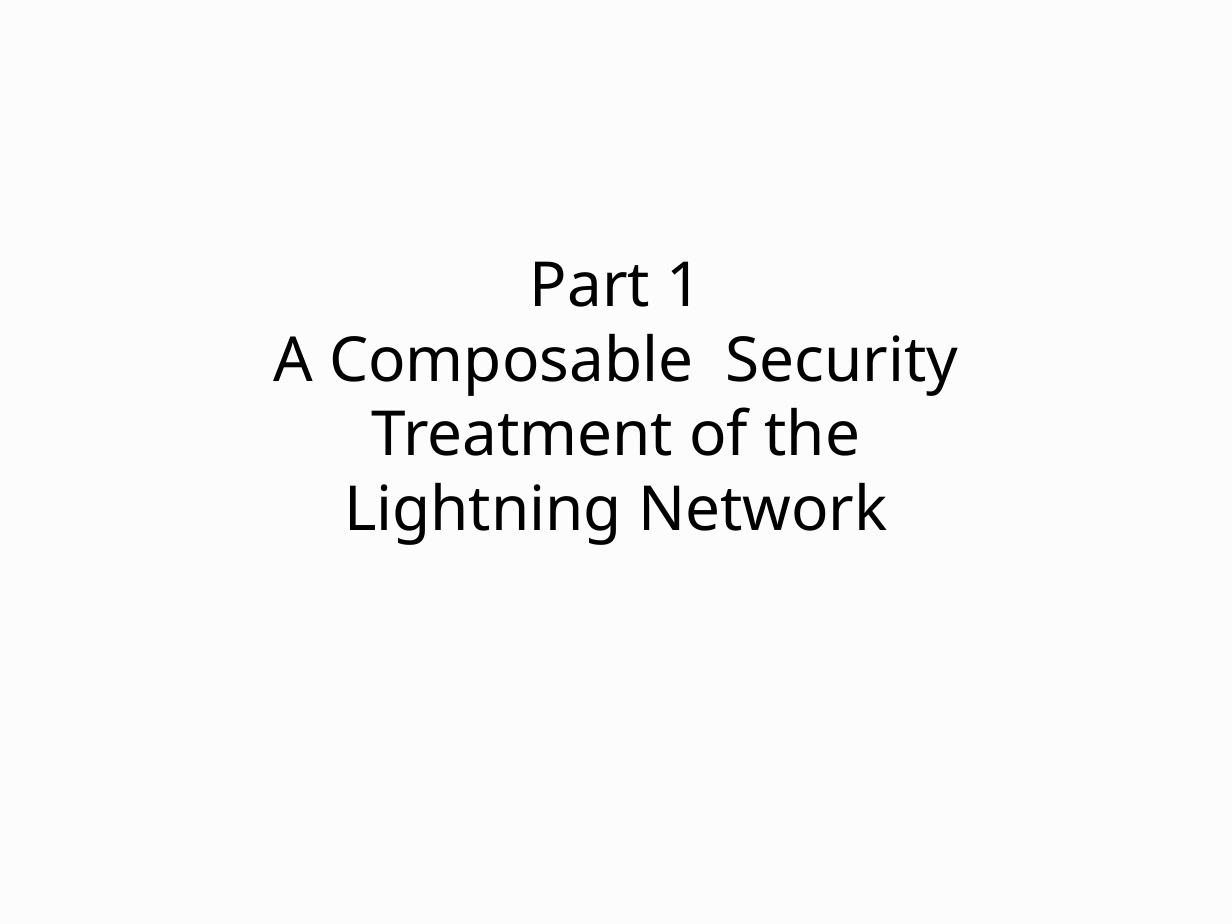
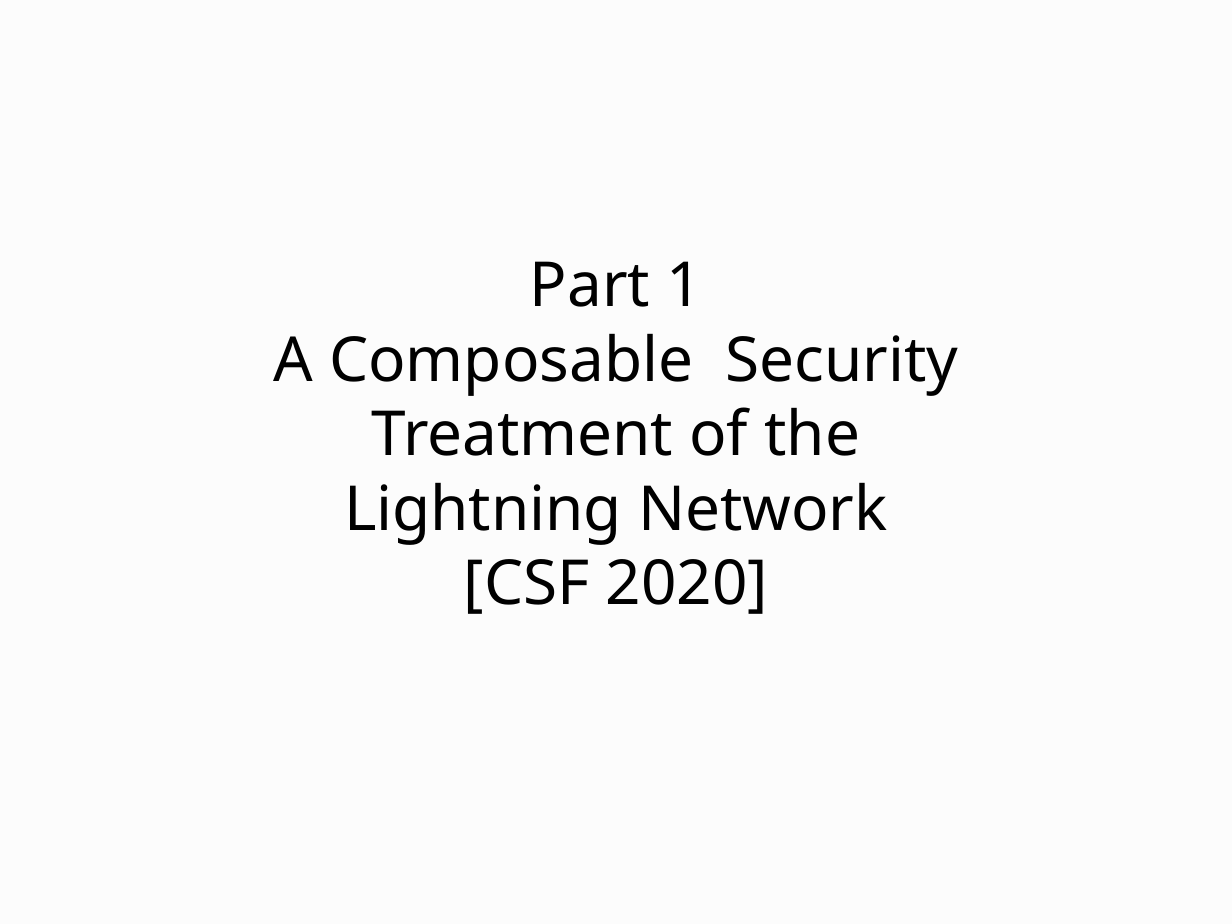
Before and after one commit to OrfeasLitos/virtual-payment-channels, a slide deck: slide 4 of slides/presentation.odp. Drawn at 1232x924 pixels with LibreOffice and Linux fonts; fonts in the diff are those of the drawing. Boxes give left, top, right and bottom in pixels: in the first picture for what was removed or moved away, otherwise in the second. Text is boxed around its words. In the diff, an @@ line names an element or a change of style, - is before the commit and + after.

```diff
--- a/slides/presentation.odp
+++ b/slides/presentation.odp
@@ subtitle at [464, 559, 768, 614]: paragraph added @@
+[CSF 2020]
```
Also in this commit, not shown: 1 other file.
